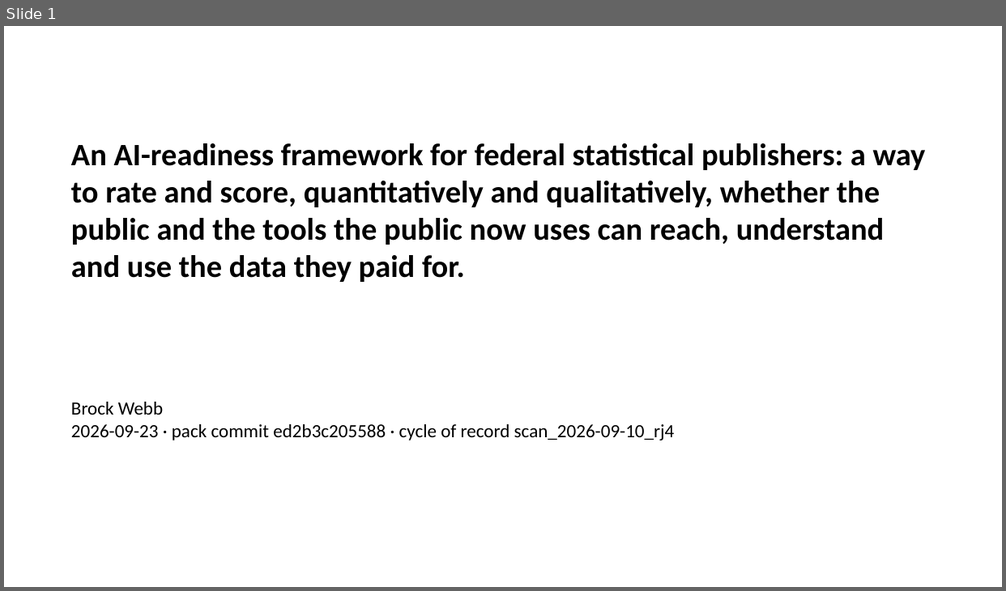
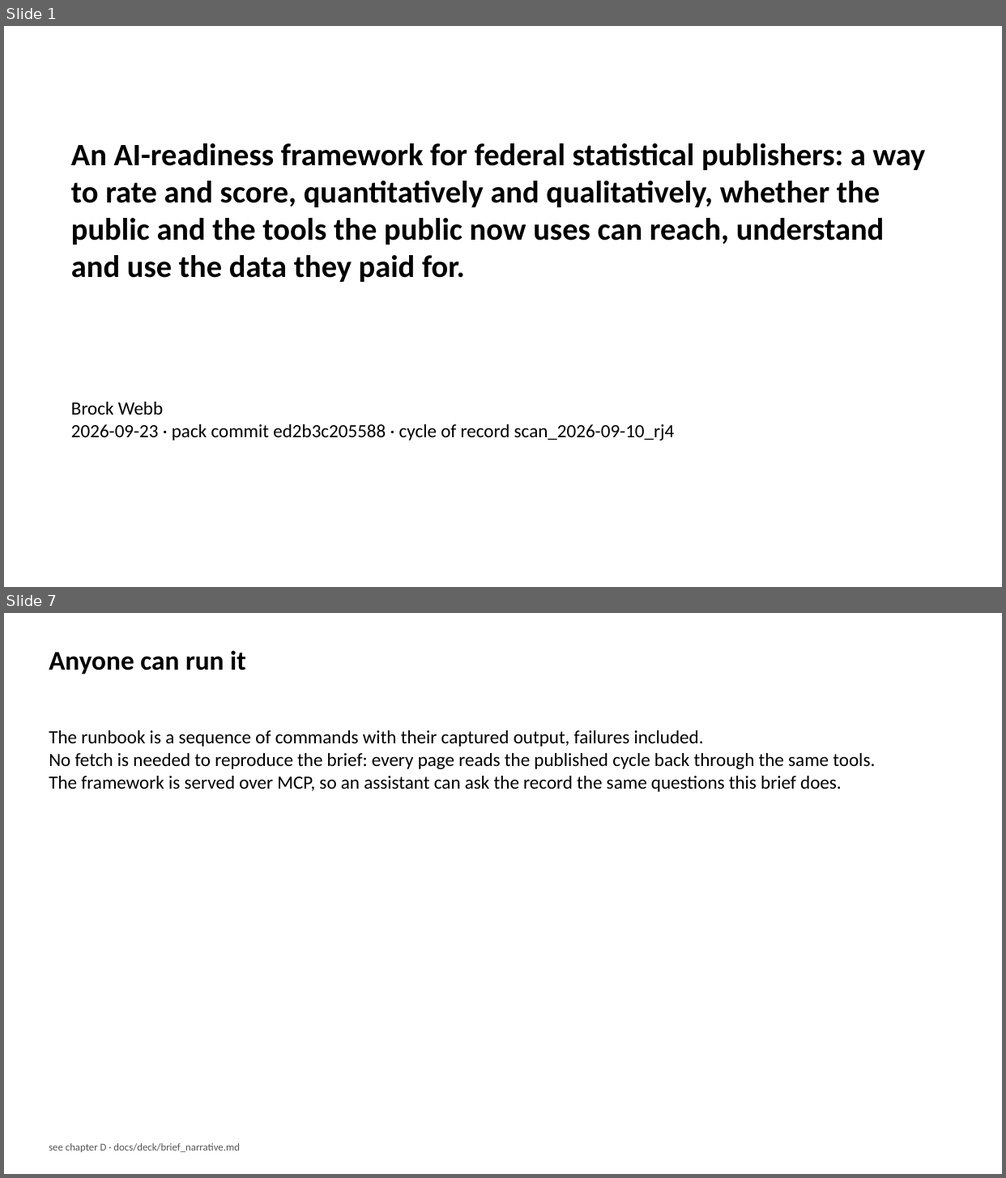
Before and after one commit to brockwebb/ai-readiness-kg, a slide deck: docs/deck/brief_deck.pptx. Shown one above the other, each under a label of ours: slide 1 before the commit, slides 1 and 7 after it; the slides between them are not shown. The pictures are 1006x591 and 1006x1178 pixels, drawn with LibreOffice and Linux fonts; fonts in the diff are those of the drawing. Boxes give left, top, right and bottom in pixels: in the first picture for what was removed or moved away, otherwise in the second. Text is boxed around its words. In the diff, an @@ line names an element or a change of style, - is before the commit and + after.

```diff
--- a/docs/deck/brief_deck.pptx
+++ b/docs/deck/brief_deck.pptx
@@ slide 7 added at (4,613,1002,1174), background #FFFFFF @@
@@ text added at (49,650,246,675), 26 pt, text #000000, bold @@
+Anyone can run it
@@ text added at (49,730,875,792), 18 pt, text #000000 @@
+The runbook is a sequence of commands with their captured output, failures included.
+No fetch is needed to reproduce the brief: every page reads the published cycle back through the same tools.
+The framework is served over MCP, so an assistant can ask the record the same questions this brief does.
@@ text added at (49,1144,240,1152), 10 pt, text #555555 @@
+see chapter D · docs/deck/brief_narrative.md
```
Also in this commit, not shown: 9 other slides added, 4 other files.
